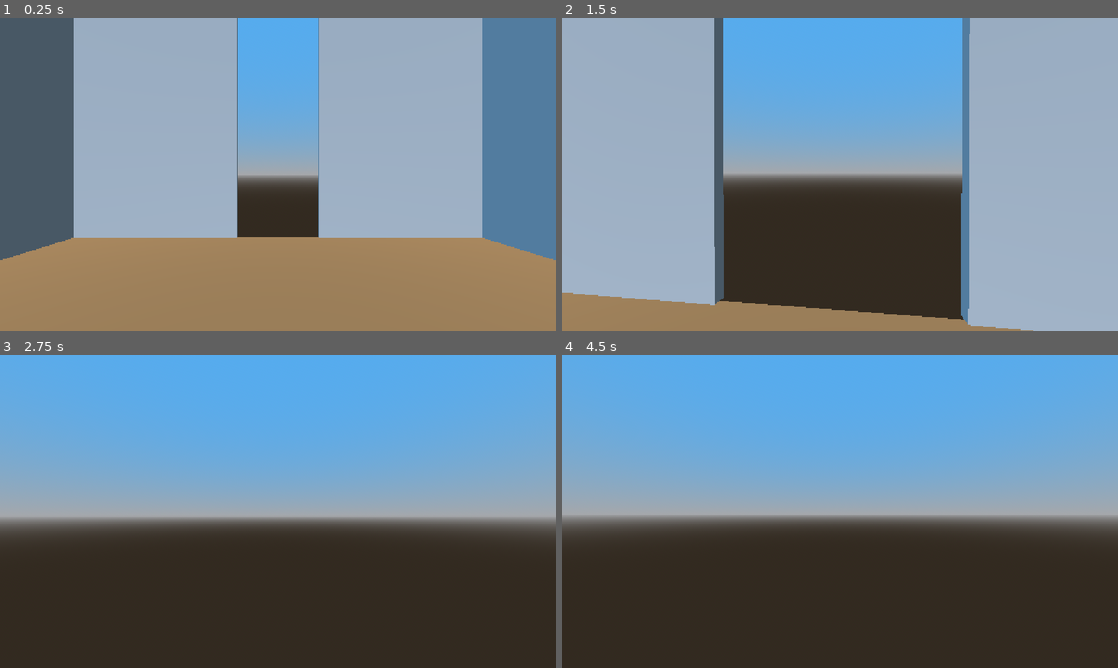
Above: before the commit, frames 1-4 (two rows, left to right).
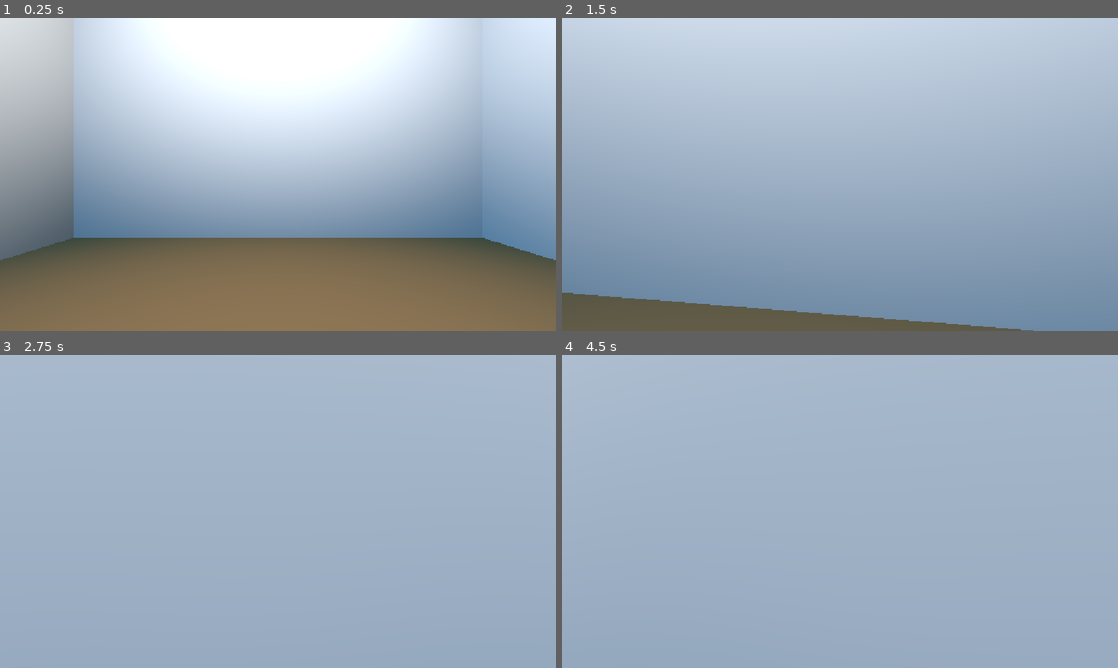
Above: after the commit, the same moments.

Repository: Morogox/Fall2026-HackNC
Game: Godot game, scene res://gallery.tscn
Two runs of this game, one before a commit and one after it. Both use one fixed random seed, a clock stepped at 60 frames per second and the inputs below.
Inputs (mouse positions are in pixels of both pictures, inside the frame that each line leads up to):
- Up to frame 1 (0.25 s): no input
- Up to frame 2 (1.5 s): move the mouse to (867, 174) at 0.52 s; hold Up (ui_up) from 0.53 s (still down); move the mouse to (812, 174) at 1.27 s
- Up to frame 3 (2.75 s): keep holding Up (ui_up); move the mouse to (289, 505) at 2.02 s
- Up to frame 4 (4.5 s): keep holding Up (ui_up); tap Enter at 2.75, 4.25 s; move the mouse to (834, 517) at 2.77 s; tap Space at 3.5 s; move the mouse to (878, 514) at 3.52 s; move the mouse to (795, 508) at 4.27 s

The runs differ from the first frame. In frame 1, 79% of the frame differs, in the area x 0-100%, y 0-100%; in frame 2, 72%; in frame 3, 92%; in frame 4, 92%.

Commit message:
feat: more room pre-fabs, better lighting, frame markers

Diff:
--- /dev/null
+++ b/Rooms/room_T_junction.tscn
@@ -0,0 +1,29 @@
+[gd_scene format=3 uid="uid://cj67pugvnaax0"]
+
+[ext_resource type="PackedScene" uid="uid://b7mqhk67dvicy" path="res://floor.tscn" id="1_csmkq"]
+[ext_resource type="PackedScene" uid="uid://cw02nap2vnvun" path="res://Walls/wall.tscn" id="2_rv0lu"]
+[ext_resource type="PackedScene" uid="uid://daamw62get2u2" path="res://Walls/doorway.tscn" id="3_id4e0"]
+
+[node name="RoomFilled" type="Node3D" unique_id=1752368277]
+
+[node name="Floor" parent="." unique_id=1210939132 instance=ExtResource("1_csmkq")]
+
+[node name="Walls" type="Node" parent="." unique_id=699409351]
+
+[node name="Wall" parent="Walls" unique_id=793010928 instance=ExtResource("2_rv0lu")]
+transform = Transform3D(1, 0, 0, 0, 1, 0, 0, 0, 1, 0, 5, -7)
+
+[node name="Doorway" parent="Walls" unique_id=1661819788 instance=ExtResource("3_id4e0")]
+transform = Transform3D(1, 0, 0, 0, 1, 0, 0, 0, 1, 0, 5, 7)
+
+[node name="Doorway2" parent="Walls" unique_id=942933366 instance=ExtResource("3_id4e0")]
+transform = Transform3D(-4.371139e-08, 0, -1, 0, 1, 0, 1, 0, -4.371139e-08, 7, 5, 0)
+
+[node name="Doorway3" parent="Walls" unique_id=101982358 instance=ExtResource("3_id4e0")]
+transform = Transform3D(-4.371139e-08, 0, 1, 0, 1, 0, -1, 0, -4.371139e-08, -7, 5, 0)
+
+[node name="SpotLight3D" type="SpotLight3D" parent="." unique_id=725230728]
+transform = Transform3D(1, 0, 0, 0, -4.371139e-08, 1, 0, -1, -4.371139e-08, 0, 18, 0)
+light_energy = 80.0
+spot_range = 21.0
+spot_angle = 53.61389
--- /dev/null
+++ b/Rooms/room_box.tscn
@@ -0,0 +1,28 @@
+[gd_scene format=3 uid="uid://c2ypg8nbex1pe"]
+
+[ext_resource type="PackedScene" uid="uid://b7mqhk67dvicy" path="res://floor.tscn" id="1_eguun"]
+[ext_resource type="PackedScene" uid="uid://cw02nap2vnvun" path="res://Walls/wall.tscn" id="2_3so8e"]
+
+[node name="RoomFilled" type="Node3D" unique_id=1752368277]
+
+[node name="Floor" parent="." unique_id=1210939132 instance=ExtResource("1_eguun")]
+
+[node name="Walls" type="Node" parent="." unique_id=699409351]
+
+[node name="Wall4" parent="Walls" unique_id=460982572 instance=ExtResource("2_3so8e")]
+transform = Transform3D(-4.371139e-08, 0, -1, 0, 1, 0, 1, 0, -4.371139e-08, 7, 5, 0)
+
+[node name="Wall3" parent="Walls" unique_id=1788225460 instance=ExtResource("2_3so8e")]
+transform = Transform3D(-4.371139e-08, 0, 1, 0, 1, 0, -1, 0, -4.371139e-08, -7, 5, 0)
+
+[node name="Wall2" parent="Walls" unique_id=1470536276 instance=ExtResource("2_3so8e")]
+transform = Transform3D(-1, 0, -8.742278e-08, 0, 1, 0, 8.742278e-08, 0, -1, 0, 5, 7)
+
+[node name="Wall" parent="Walls" unique_id=793010928 instance=ExtResource("2_3so8e")]
+transform = Transform3D(1, 0, 0, 0, 1, 0, 0, 0, 1, 0, 5, -7)
+
+[node name="SpotLight3D" type="SpotLight3D" parent="." unique_id=725230728]
+transform = Transform3D(1, 0, 0, 0, -4.371139e-08, 1, 0, -1, -4.371139e-08, 0, 18, 0)
+light_energy = 80.0
+spot_range = 21.0
+spot_angle = 53.61389
--- /dev/null
+++ b/Rooms/room_corner.tscn
@@ -0,0 +1,29 @@
+[gd_scene format=3 uid="uid://bbiolvt3cco0h"]
+
+[ext_resource type="PackedScene" uid="uid://b7mqhk67dvicy" path="res://floor.tscn" id="1_3co8k"]
+[ext_resource type="PackedScene" uid="uid://cw02nap2vnvun" path="res://Walls/wall.tscn" id="2_lj45e"]
+[ext_resource type="PackedScene" uid="uid://daamw62get2u2" path="res://Walls/doorway.tscn" id="3_lj45e"]
+
+[node name="RoomFilled" type="Node3D" unique_id=1752368277]
+
+[node name="Floor" parent="." unique_id=1210939132 instance=ExtResource("1_3co8k")]
+
+[node name="Walls" type="Node" parent="." unique_id=699409351]
+
+[node name="Wall3" parent="Walls" unique_id=1788225460 instance=ExtResource("2_lj45e")]
+transform = Transform3D(-4.371139e-08, 0, 1, 0, 1, 0, -1, 0, -4.371139e-08, -7, 5, 0)
+
+[node name="Wall" parent="Walls" unique_id=793010928 instance=ExtResource("2_lj45e")]
+transform = Transform3D(1, 0, 0, 0, 1, 0, 0, 0, 1, 0, 5, -7)
+
+[node name="Doorway" parent="Walls" unique_id=1661819788 instance=ExtResource("3_lj45e")]
+transform = Transform3D(1, 0, 0, 0, 1, 0, 0, 0, 1, 0, 5, 7)
+
+[node name="Doorway2" parent="Walls" unique_id=942933366 instance=ExtResource("3_lj45e")]
+transform = Transform3D(-4.371139e-08, 0, -1, 0, 1, 0, 1, 0, -4.371139e-08, 7, 5, 0)
+
+[node name="SpotLight3D" type="SpotLight3D" parent="." unique_id=725230728]
+transform = Transform3D(1, 0, 0, 0, -4.371139e-08, 1, 0, -1, -4.371139e-08, 0, 18, 0)
+light_energy = 80.0
+spot_range = 21.0
+spot_angle = 53.61389
--- /dev/null
+++ b/Rooms/room_corner_reversed.tscn
@@ -0,0 +1,29 @@
+[gd_scene format=3 uid="uid://haaqbt21grym"]
+
+[ext_resource type="PackedScene" uid="uid://b7mqhk67dvicy" path="res://floor.tscn" id="1_scvlh"]
+[ext_resource type="PackedScene" uid="uid://cw02nap2vnvun" path="res://Walls/wall.tscn" id="2_csdya"]
+[ext_resource type="PackedScene" uid="uid://daamw62get2u2" path="res://Walls/doorway.tscn" id="3_c0l0k"]
+
+[node name="RoomFilled" type="Node3D" unique_id=1752368277]
+
+[node name="Floor" parent="." unique_id=1210939132 instance=ExtResource("1_scvlh")]
+
+[node name="Walls" type="Node" parent="." unique_id=699409351]
+
+[node name="Doorway2" parent="Walls" unique_id=314437281 instance=ExtResource("3_c0l0k")]
+transform = Transform3D(-4.371139e-08, 0, 1, 0, 1, 0, -1, 0, -4.371139e-08, -7, 5, 0)
+
+[node name="Doorway" parent="Walls" unique_id=1661819788 instance=ExtResource("3_c0l0k")]
+transform = Transform3D(1, 0, 0, 0, 1, 0, 0, 0, 1, 0, 5, 7)
+
+[node name="Wall2" parent="Walls" unique_id=139777281 instance=ExtResource("2_csdya")]
+transform = Transform3D(-4.371139e-08, 0, -1, 0, 1, 0, 1, 0, -4.371139e-08, 7, 5, 0)
+
+[node name="Wall" parent="Walls" unique_id=793010928 instance=ExtResource("2_csdya")]
+transform = Transform3D(1, 0, 0, 0, 1, 0, 0, 0, 1, 0, 5, -7)
+
+[node name="SpotLight3D" type="SpotLight3D" parent="." unique_id=725230728]
+transform = Transform3D(1, 0, 0, 0, -4.371139e-08, 1, 0, -1, -4.371139e-08, 0, 18, 0)
+light_energy = 80.0
+spot_range = 21.0
+spot_angle = 53.61389
--- /dev/null
+++ b/Rooms/room_cross.tscn
@@ -0,0 +1,28 @@
+[gd_scene format=3 uid="uid://df1mrq3qpaqll"]
+
+[ext_resource type="PackedScene" uid="uid://b7mqhk67dvicy" path="res://floor.tscn" id="1_23v6p"]
+[ext_resource type="PackedScene" uid="uid://daamw62get2u2" path="res://Walls/doorway.tscn" id="3_8e036"]
+
+[node name="Room1" type="Node3D" unique_id=142765855]
+
+[node name="Floor" parent="." unique_id=1210939132 instance=ExtResource("1_23v6p")]
+
+[node name="Walls" type="Node" parent="." unique_id=1257660016]
+
+[node name="Doorway3" parent="Walls" unique_id=747832143 instance=ExtResource("3_8e036")]
+transform = Transform3D(-4.371139e-08, 0, 1, 0, 1, 0, -1, 0, -4.371139e-08, -7, 5, 0)
+
+[node name="Doorway4" parent="Walls" unique_id=2090561354 instance=ExtResource("3_8e036")]
+transform = Transform3D(1, 0, 0, 0, 1, 0, 0, 0, 1, 0, 5, -7)
+
+[node name="Doorway" parent="Walls" unique_id=1587857219 instance=ExtResource("3_8e036")]
+transform = Transform3D(-4.371139e-08, 0, 1, 0, 1, 0, -1, 0, -4.371139e-08, 7, 5, 0)
+
+[node name="Doorway2" parent="Walls" unique_id=1661819788 instance=ExtResource("3_8e036")]
+transform = Transform3D(1, 0, 0, 0, 1, 0, 0, 0, 1, 0, 5, 7)
+
+[node name="SpotLight3D" type="SpotLight3D" parent="." unique_id=448193314]
+transform = Transform3D(1, 0, 0, 0, -4.371139e-08, 1, 0, -1, -4.371139e-08, 0, 18, 0)
+light_energy = 80.0
+spot_range = 21.0
+spot_angle = 53.61389
--- /dev/null
+++ b/Rooms/room_end.tscn
@@ -0,0 +1,29 @@
+[gd_scene format=3 uid="uid://daqfsgtyaq6ps"]
+
+[ext_resource type="PackedScene" uid="uid://b7mqhk67dvicy" path="res://floor.tscn" id="1_c7se2"]
+[ext_resource type="PackedScene" uid="uid://cw02nap2vnvun" path="res://Walls/wall.tscn" id="2_0oh8j"]
+[ext_resource type="PackedScene" uid="uid://daamw62get2u2" path="res://Walls/doorway.tscn" id="3_cqe50"]
+
+[node name="RoomFilled" type="Node3D" unique_id=1752368277]
+
+[node name="Floor" parent="." unique_id=1210939132 instance=ExtResource("1_c7se2")]
+
+[node name="Walls" type="Node" parent="." unique_id=699409351]
+
+[node name="Doorway" parent="Walls" unique_id=1661819788 instance=ExtResource("3_cqe50")]
+transform = Transform3D(1, 0, 0, 0, 1, 0, 0, 0, 1, 0, 5, 7)
+
+[node name="Doorway2" parent="Walls" unique_id=478487675 instance=ExtResource("3_cqe50")]
+transform = Transform3D(1, 0, 0, 0, 1, 0, 0, 0, 1, 0, 5, -7)
+
+[node name="Wall" parent="Walls" unique_id=515053477 instance=ExtResource("2_0oh8j")]
+transform = Transform3D(-4.371139e-08, 0, -1, 0, 1, 0, 1, 0, -4.371139e-08, 7, 5, 0)
+
+[node name="Wall3" parent="Walls" unique_id=1788225460 instance=ExtResource("2_0oh8j")]
+transform = Transform3D(-4.371139e-08, 0, 1, 0, 1, 0, -1, 0, -4.371139e-08, -7, 5, 0)
+
+[node name="SpotLight3D" type="SpotLight3D" parent="." unique_id=725230728]
+transform = Transform3D(1, 0, 0, 0, -4.371139e-08, 1, 0, -1, -4.371139e-08, 0, 18, 0)
+light_energy = 80.0
+spot_range = 21.0
+spot_angle = 53.61389
--- /dev/null
+++ b/Rooms/room_hallway.tscn
@@ -0,0 +1,29 @@
+[gd_scene format=3 uid="uid://cb043kswcd732"]
+
+[ext_resource type="PackedScene" uid="uid://b7mqhk67dvicy" path="res://floor.tscn" id="1_1u131"]
+[ext_resource type="PackedScene" uid="uid://cw02nap2vnvun" path="res://Walls/wall.tscn" id="2_6oo31"]
+[ext_resource type="PackedScene" uid="uid://daamw62get2u2" path="res://Walls/doorway.tscn" id="3_ld2x8"]
+
+[node name="RoomFilled" type="Node3D" unique_id=1752368277]
+
+[node name="Floor" parent="." unique_id=1210939132 instance=ExtResource("1_1u131")]
+
+[node name="Walls" type="Node" parent="." unique_id=699409351]
+
+[node name="Wall3" parent="Walls" unique_id=1788225460 instance=ExtResource("2_6oo31")]
+transform = Transform3D(-4.371139e-08, 0, 1, 0, 1, 0, -1, 0, -4.371139e-08, -7, 5, 0)
+
+[node name="Wall" parent="Walls" unique_id=793010928 instance=ExtResource("2_6oo31")]
+transform = Transform3D(1, 0, 0, 0, 1, 0, 0, 0, 1, 0, 5, -7)
+
+[node name="Doorway" parent="Walls" unique_id=1661819788 instance=ExtResource("3_ld2x8")]
+transform = Transform3D(1, 0, 0, 0, 1, 0, 0, 0, 1, 0, 5, 7)
+
+[node name="Wall2" parent="Walls" unique_id=515053477 instance=ExtResource("2_6oo31")]
+transform = Transform3D(-4.371139e-08, 0, -1, 0, 1, 0, 1, 0, -4.371139e-08, 7, 5, 0)
+
+[node name="SpotLight3D" type="SpotLight3D" parent="." unique_id=725230728]
+transform = Transform3D(1, 0, 0, 0, -4.371139e-08, 1, 0, -1, -4.371139e-08, 0, 18, 0)
+light_energy = 80.0
+spot_range = 21.0
+spot_angle = 53.61389
--- /dev/null
+++ b/Walls/doorway.tscn
@@ -0,0 +1,13 @@
+[gd_scene format=3 uid="uid://daamw62get2u2"]
+
+[ext_resource type="PackedScene" uid="uid://cet3yblh2td2s" path="res://Walls/wall_empty.tscn" id="1_14gom"]
+
+[node name="Doorway" type="Node3D" unique_id=1661819788]
+
+[node name="Wall" parent="." unique_id=793010928 instance=ExtResource("1_14gom")]
+transform = Transform3D(0.4, 0, 0, 0, 1, 0, 0, 0, 1, 4.2, 0, 0)
+
+[node name="Wall2" parent="." unique_id=1925794284 instance=ExtResource("1_14gom")]
+transform = Transform3D(0.4, 0, 0, 0, 1, 0, 0, 0, 1, -4.2, 0, 0)
+
+[node name="Connection" type="Marker3D" parent="." unique_id=1786930438]
--- /dev/null
+++ b/Walls/wall.tscn
@@ -0,0 +1,29 @@
+[gd_scene format=3 uid="uid://cw02nap2vnvun"]
+
+[sub_resource type="StandardMaterial3D" id="StandardMaterial3D_qn0bo"]
+albedo_color = Color(0.8992584, 0.8992584, 0.8992584, 1)
+
+[sub_resource type="BoxMesh" id="BoxMesh_ptxhn"]
+size = Vector3(1, 1, 0.031555176)
+
+[sub_resource type="BoxShape3D" id="BoxShape3D_ptxhn"]
+size = Vector3(1, 1, 0.029937744)
+
+[node name="Wall" type="StaticBody3D" unique_id=793010928]
+
+[node name="MeshInstance3D" type="MeshInstance3D" parent="." unique_id=738805991]
+transform = Transform3D(14, 0, 0, 0, 10, 0, 0, 0, 5, 0, 0, 0)
+material_override = SubResource("StandardMaterial3D_qn0bo")
+mesh = SubResource("BoxMesh_ptxhn")
+
+[node name="CollisionShape3D" type="CollisionShape3D" parent="." unique_id=1672415803]
+transform = Transform3D(14, 0, 0, 0, 10, 0, 0, 0, 5, 0, 0, 0.00017112494)
+shape = SubResource("BoxShape3D_ptxhn")
+
+[node name="Frames" type="Node3D" parent="." unique_id=571777480]
+
+[node name="Frame1" type="Marker3D" parent="Frames" unique_id=86244959]
+transform = Transform3D(1, 0, 0, 0, 1, 0, 0, 0, 1, -3, -3, 0)
+
+[node name="Frame2" type="Marker3D" parent="Frames" unique_id=1873487042]
+transform = Transform3D(1, 0, 0, 0, 1, 0, 0, 0, 1, 3, -3, 0)
--- a/doorway.tscn
+++ /dev/null
@@ -1,13 +0,0 @@
-[gd_scene format=3 uid="uid://daamw62get2u2"]
-
-[ext_resource type="PackedScene" uid="uid://cw02nap2vnvun" path="res://wall.tscn" id="1_14gom"]
-
-[node name="Doorway" type="Node3D" unique_id=1661819788]
-
-[node name="Wall" parent="." unique_id=793010928 instance=ExtResource("1_14gom")]
-transform = Transform3D(0.4, 0, 0, 0, 1, 0, 0, 0, 1, -4.2, 0, 0)
-
-[node name="Wall2" parent="." unique_id=627027761 instance=ExtResource("1_14gom")]
-transform = Transform3D(0.4, 0, 0, 0, 1, 0, 0, 0, 1, 4.2, 0, 0)
-
-[node name="Marker3D" type="Marker3D" parent="." unique_id=1268537402]
--- a/gallery.tscn
+++ b/gallery.tscn
@@ -1,6 +1,6 @@
 [gd_scene format=3 uid="uid://7vp6gy6aatai"]
 
-[ext_resource type="PackedScene" uid="uid://df1mrq3qpaqll" path="res://room1.tscn" id="2_0uoo4"]
+[ext_resource type="PackedScene" uid="uid://c2ypg8nbex1pe" path="res://Rooms/room_box.tscn" id="2_0uoo4"]
 [ext_resource type="PackedScene" uid="uid://bqw625uf0pwu0" path="res://player.tscn" id="2_31do6"]
 
 [sub_resource type="ProceduralSkyMaterial" id="ProceduralSkyMaterial_pb8yt"]
@@ -19,10 +19,7 @@
 [node name="Player" parent="." unique_id=160723234 instance=ExtResource("2_31do6")]
 transform = Transform3D(1, 0, 0, 0, 1, 0, 0, 0, 1, 0, 1.9287479, 0)
 
-[node name="DirectionalLight3D" type="DirectionalLight3D" parent="." unique_id=876059367]
-transform = Transform3D(1, 0, 0, 0, 0.29509288, 0.9554685, 0, -0.9554685, 0.29509288, -4.23962, 10.151313, 0)
-
 [node name="WorldEnvironment" type="WorldEnvironment" parent="." unique_id=173928408]
 environment = SubResource("Environment_ptxhn")
 
-[node name="Room1" parent="." unique_id=142765855 instance=ExtResource("2_0uoo4")]
+[node name="RoomFilled" parent="." unique_id=1752368277 instance=ExtResource("2_0uoo4")]
--- a/room1.tscn
+++ /dev/null
@@ -1,20 +0,0 @@
-[gd_scene format=3 uid="uid://df1mrq3qpaqll"]
-
-[ext_resource type="PackedScene" uid="uid://b7mqhk67dvicy" path="res://floor.tscn" id="1_23v6p"]
-[ext_resource type="PackedScene" uid="uid://daamw62get2u2" path="res://doorway.tscn" id="3_8e036"]
-
-[node name="Room1" type="Node3D" unique_id=142765855]
-
-[node name="Floor" parent="." unique_id=1210939132 instance=ExtResource("1_23v6p")]
-
-[node name="Doorway" parent="." unique_id=1587857219 instance=ExtResource("3_8e036")]
-transform = Transform3D(-4.371139e-08, 0, 1, 0, 1, 0, -1, 0, -4.371139e-08, 7, 5, 0)
-
-[node name="Doorway2" parent="." unique_id=1661819788 instance=ExtResource("3_8e036")]
-transform = Transform3D(1, 0, 0, 0, 1, 0, 0, 0, 1, 0, 5, 7)
-
-[node name="Doorway3" parent="." unique_id=747832143 instance=ExtResource("3_8e036")]
-transform = Transform3D(-4.371139e-08, 0, 1, 0, 1, 0, -1, 0, -4.371139e-08, -7, 5, 0)
-
-[node name="Doorway4" parent="." unique_id=2090561354 instance=ExtResource("3_8e036")]
-transform = Transform3D(1, 0, 0, 0, 1, 0, 0, 0, 1, 0, 5, -7)
Not shown: 1 places in Walls/wall_empty.tscn that only renumber resources
